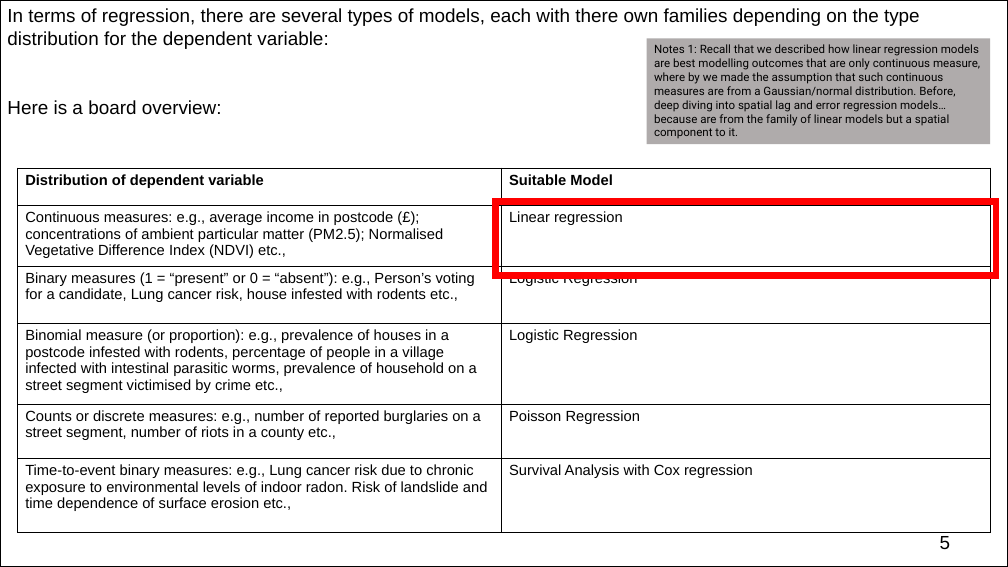
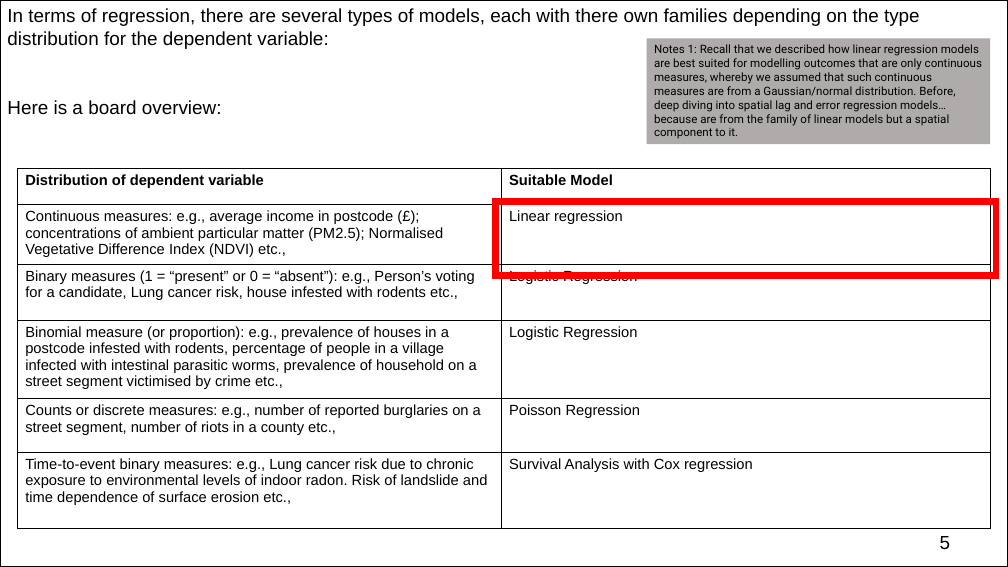
Before and after one commit to UCLPG-MSC-SGDS/GEOG0125, a slide deck: slide 5 of Lecture_notes_ppt/GEOG0125 Week 2 Lecture - Bayesian GLMs.pptx. Drawn at 1008x567 pixels with LibreOffice and Linux fonts; fonts in the diff are those of the drawing. Boxes give left, top, right and bottom in pixels: in the first picture for what was removed or moved away, otherwise in the second. Text is boxed around its words. In the diff, an @@ line names an element or a change of style, - is before the commit and + after.

```diff
--- a/Lecture_notes_ppt/GEOG0125 Week 2 Lecture - Bayesian GLMs.pptx
+++ b/Lecture_notes_ppt/GEOG0125 Week 2 Lecture - Bayesian GLMs.pptx
@@ text in rectangle at box(654, 44, 982, 138): text changed @@
-Notes 1: Recall that we described how linear regression models are best modelling outcomes that are only continuous measure, where by we made the assumption that such continuous measures are from a Gaussian/normal distribution. Before, deep diving into spatial lag and error regression models… because are from the family of linear models but a spatial component to it.
+Notes 1: Recall that we described how linear regression models are best suited for modelling outcomes that are only continuous measures, whereby we assumed that such continuous measures are from a Gaussian/normal distribution. Before, deep diving into spatial lag and error regression models… because are from the family of linear models but a spatial component to it.
@@ table: place and size @@
-table at box(17, 168, 990, 536)
+table at box(17, 168, 990, 531)
```
Also in this commit, not shown: 16 other slides changed, 1 slide added, 7 other files.
